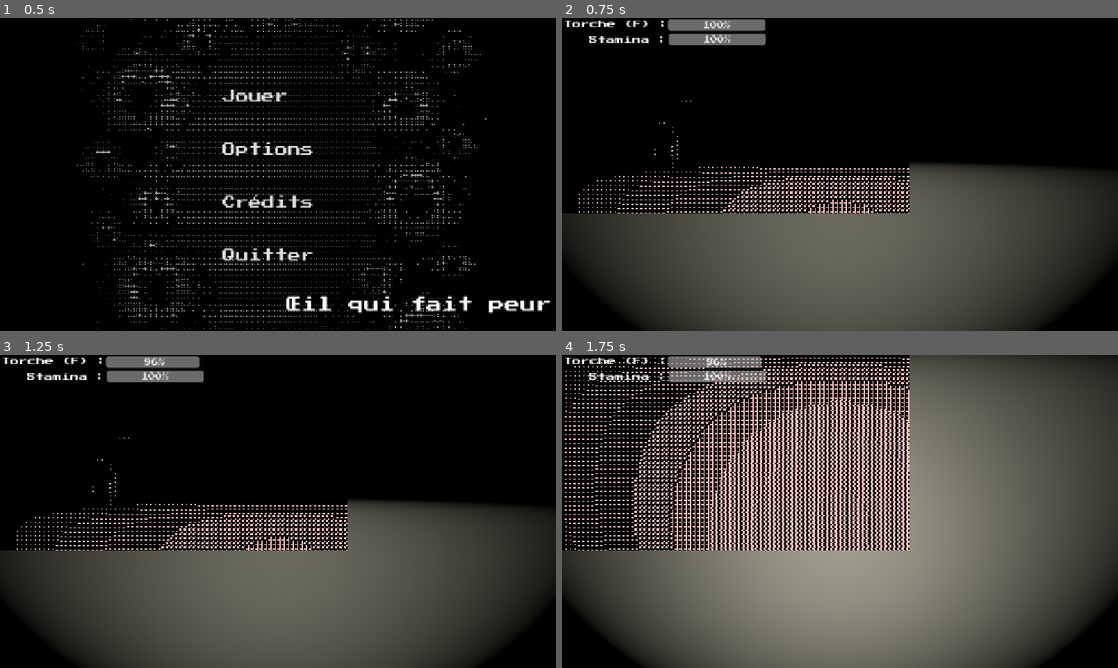
Above: before the commit, frames 1-4 (two rows, left to right).
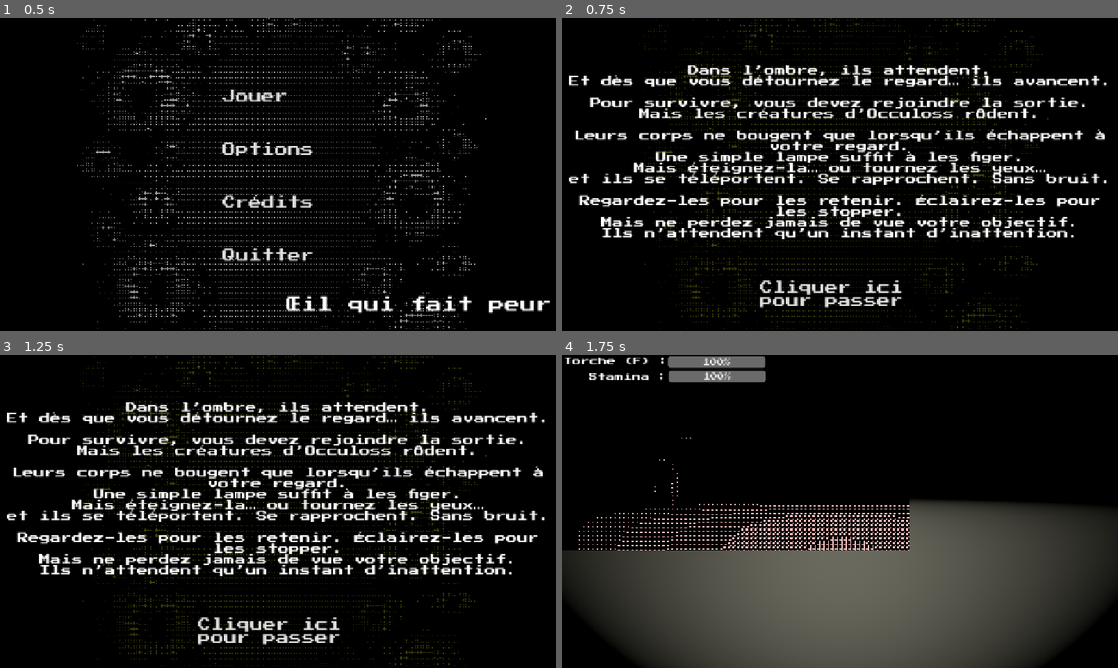
Above: after the commit, the same moments.

Repository: nyayat/Occuloss
Game: Godot game, scene res://Scenes/MainMenu.tscn
Same seed, same stepped clock (60 frames per second), same inputs: the game is played once before the commit and once after it.
Inputs (mouse positions are in pixels of both pictures, inside the frame that each line leads up to):
- Up to frame 1 (0.5 s): no input
- Up to frame 2 (0.75 s): click "Jouer" at 0.5 s
- Up to frame 3 (1.25 s): no input
- Up to frame 4 (1.75 s): click (828, 630) at 1.25 s, where only the run after the commit has a clickable "Cliquer ici pour passer"

Frame 1 is identical in both runs. In frame 2, 51% of the frame differs, in the area x 0-100%, y 0-100%; in frame 3, 51%; in frame 4, 55%.

Commit message:
add explanations page

Diff:
--- /dev/null
+++ b/Scenes/Explanations.tscn
@@ -0,0 +1,56 @@
+[gd_scene load_steps=4 format=3 uid="uid://dsiarvaol25c6"]
+
+[ext_resource type="Texture2D" uid="uid://bbhwmqtxswm33" path="res://Assets/MENU.png" id="1_3w6fu"]
+[ext_resource type="FontFile" uid="uid://tonprc7mhamh" path="res://Assets/Fonts/PressStart2P-Regular.ttf" id="1_fx388"]
+[ext_resource type="Script" uid="uid://s1nifp15u4q2" path="res://Scripts/explanations.gd" id="1_rnxdc"]
+
+[node name="Explanations" type="Node2D"]
+script = ExtResource("1_rnxdc")
+
+[node name="TextureRect" type="TextureRect" parent="."]
+modulate = Color(0.265795, 0.263179, 0.0463758, 1)
+offset_right = 1282.0
+offset_bottom = 723.0
+texture = ExtResource("1_3w6fu")
+expand_mode = 1
+
+[node name="RichTextLabel" type="RichTextLabel" parent="."]
+offset_top = 9.0
+offset_right = 1280.0
+offset_bottom = 606.0
+theme_override_fonts/normal_font = ExtResource("1_fx388")
+theme_override_font_sizes/normal_font_size = 25
+text = "Dans l’ombre, ils attendent.
+Et dès que vous détournez le regard… ils avancent.
+
+Pour survivre, vous devez rejoindre la sortie.
+Mais les créatures d’Occuloss rôdent.
+
+Leurs corps ne bougent que lorsqu’ils échappent à votre regard.
+Une simple lampe suffit à les figer.
+Mais éteignez-la… ou tournez les yeux…
+et ils se téléportent. Se rapprochent. Sans bruit.
+
+Regardez-les pour les retenir. Éclairez-les pour les stopper.
+Mais ne perdez jamais de vue votre objectif.
+Ils n’attendent qu’un instant d’inattention."
+horizontal_alignment = 1
+vertical_alignment = 1
+
+[node name="Skip" type="MenuButton" parent="."]
+offset_left = 424.0
+offset_top = 586.0
+offset_right = 816.0
+offset_bottom = 684.0
+theme_override_fonts/font = ExtResource("1_fx388")
+theme_override_font_sizes/font_size = 30
+text = "Cliquer ici pour passer"
+autowrap_mode = 3
+
+[node name="Timer" type="Timer" parent="."]
+wait_time = 23.0
+one_shot = true
+autostart = true
+
+[connection signal="pressed" from="Skip" to="." method="_on_timeout"]
+[connection signal="timeout" from="Timer" to="." method="_on_timeout"]
--- a/Scenes/GameOverMenu.tscn
+++ b/Scenes/GameOverMenu.tscn
@@ -8,6 +8,7 @@
 script = ExtResource("1_k0ui4")
 
 [node name="TextureRect" type="TextureRect" parent="."]
+modulate = Color(0.588476, 1.85303e-06, 3.36915e-07, 1)
 offset_right = 1282.0
 offset_bottom = 723.0
 texture = ExtResource("1_g4dy4")
@@ -18,18 +19,18 @@
 offset_bottom = 724.0
 theme_override_fonts/normal_font = ExtResource("2_f2tta")
 theme_override_font_sizes/normal_font_size = 52
-text = "L'esprit t'as attrapé
-..."
+text = "Occuloss vous a vu.
+Et vous a pris."
 fit_content = true
 autowrap_mode = 0
 horizontal_alignment = 1
 vertical_alignment = 1
 
 [node name="Back" type="MenuButton" parent="."]
-offset_left = 498.0
-offset_top = 490.0
-offset_right = 763.0
-offset_bottom = 588.0
+offset_left = 501.0
+offset_top = 549.0
+offset_right = 766.0
+offset_bottom = 647.0
 theme_override_fonts/font = ExtResource("2_f2tta")
 theme_override_font_sizes/font_size = 30
 text = "Revenir au menu"
--- a/Scenes/VictoryMenu.tscn
+++ b/Scenes/VictoryMenu.tscn
@@ -8,6 +8,7 @@
 script = ExtResource("1_q0g6e")
 
 [node name="TextureRect" type="TextureRect" parent="."]
+modulate = Color(0.222143, 0.414508, 0, 1)
 offset_right = 1282.0
 offset_bottom = 723.0
 texture = ExtResource("1_1g5mp")
@@ -18,17 +19,16 @@
 offset_bottom = 724.0
 theme_override_fonts/normal_font = ExtResource("2_sx22n")
 theme_override_font_sizes/normal_font_size = 52
-text = "Tu t'es échappé...."
-fit_content = true
-autowrap_mode = 0
+text = "Vous avez survécu…
+mais ils vous cherchent encore."
 horizontal_alignment = 1
 vertical_alignment = 1
 
 [node name="Back" type="MenuButton" parent="."]
-offset_left = 498.0
-offset_top = 490.0
-offset_right = 763.0
-offset_bottom = 588.0
+offset_left = 501.0
+offset_top = 542.0
+offset_right = 766.0
+offset_bottom = 640.0
 theme_override_fonts/font = ExtResource("2_sx22n")
 theme_override_font_sizes/font_size = 30
 text = "Revenir au menu"
--- a/Scripts/MainMenu.gd
+++ b/Scripts/MainMenu.gd
@@ -11,7 +11,7 @@
 
 
 func _on_play_pressed() -> void:
-	ctx.switch_scene("res://Scenes/House.tscn")
+	ctx.switch_scene("res://Scenes/Explanations.tscn")
 
 
 func _on_options_pressed() -> void:
--- /dev/null
+++ b/Scripts/explanations.gd
@@ -0,0 +1,9 @@
+extends Node2D
+
+@onready var ctx: Context = get_node("/root/PauseHistory")
+@onready var timer: Timer = $Timer
+
+
+func _on_timeout() -> void:
+	timer.stop()
+	ctx.switch_scene("res://Scenes/House.tscn")
Not shown, added: Scripts/explanations.gd.uid
